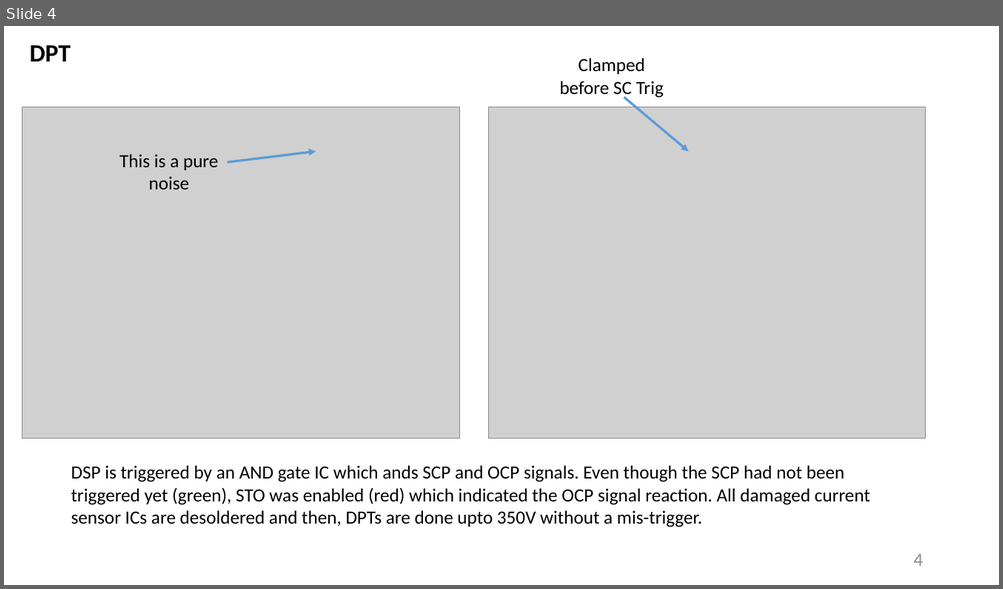
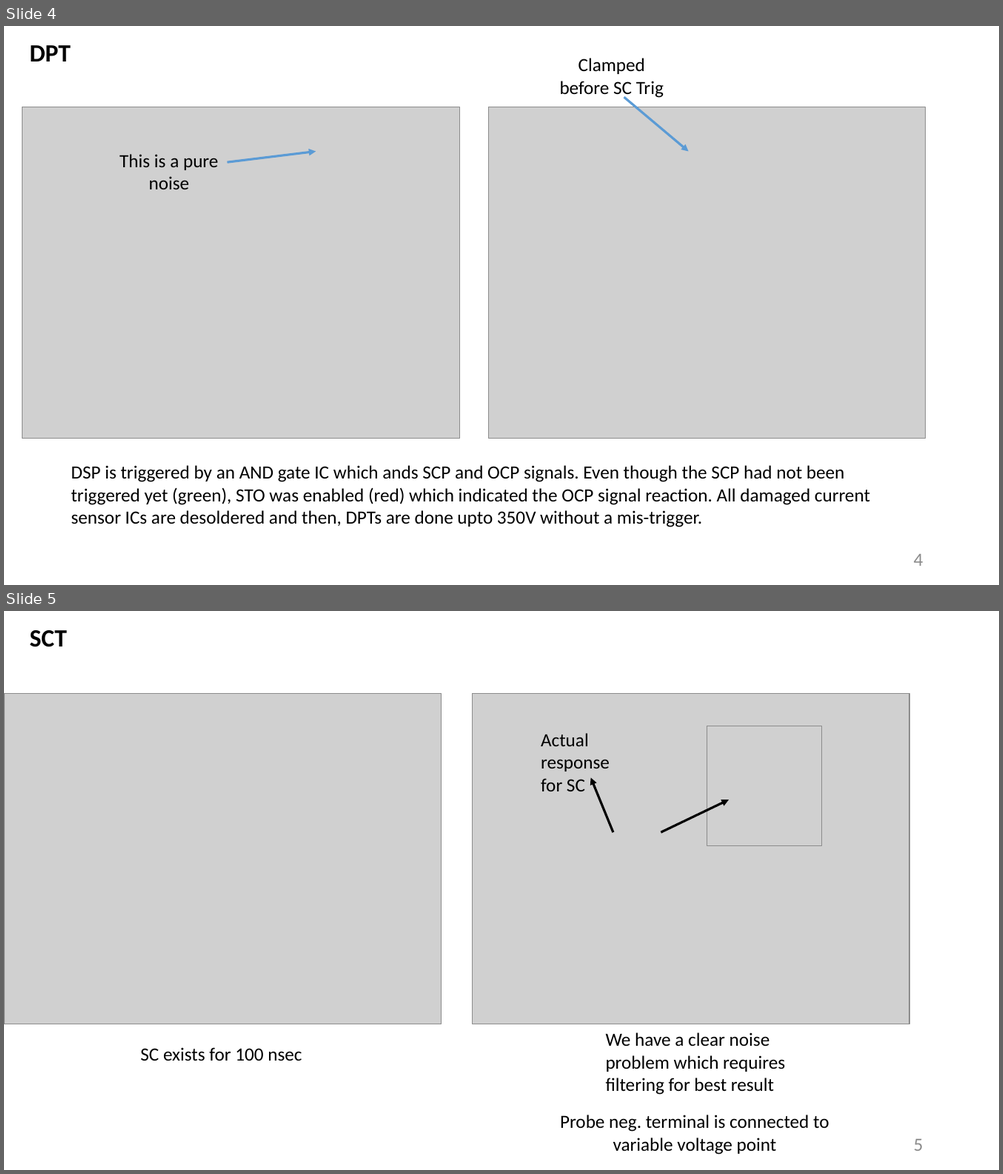
Before and after one commit to furkankarakaya/GaN-Studies, a slide deck: Weekly Reports/2020.03.02 - 2020.03.09.pptx. Shown one above the other, each under a label of ours: slide 4 before the commit, slides 4 and 5 after it. The pictures are 1003x589 and 1003x1174 pixels, drawn with LibreOffice and Linux fonts; fonts in the diff are those of the drawing; grey boxes stand for pictures. Boxes give left, top, right and bottom in pixels: in the first picture for what was removed or moved away, otherwise in the second. Text is boxed around its words. In the diff, an @@ line names an element or a change of style, - is before the commit and + after.

```diff
--- a/Weekly Reports/2020.03.02 - 2020.03.09.pptx
+++ b/Weekly Reports/2020.03.02 - 2020.03.09.pptx
@@ slide 5 added at (4,611,999,1170), background #FFFFFF @@
@@ text added at (30,630,67,647), 24 pt, text #000000, bold @@
+SCT
@@ picture added at (4,693,441,1025) @@
@@ picture added at (472,693,910,1025) @@
@@ text added at (540,733,609,792), 18 pt, text #000000 @@
+Actual
+response for SC
@@ picture added at (707,726,822,846) @@
@@ arrow added from (613, 832) to (590, 778), #000000 2.25 pt @@
@@ arrow added from (660, 832) to (728, 800), #000000 2.25 pt @@
@@ text added at (140,1048,301,1062), 18 pt, text #000000 @@
+SC exists for 100 nsec
@@ text added at (606,1033,785,1095), 18 pt, text #000000 @@
+We have a clear noise problem which requires filtering for best result
@@ text added at (560,1115,828,1155), 18 pt, text #000000 @@
+Probe neg. terminal is connected to variable voltage point
@@ page number added at (913,1139,923,1151), 18 pt, text #8C8C8C @@
+5
```
Also in this commit, not shown: 5 other slides added, 4 other files.
